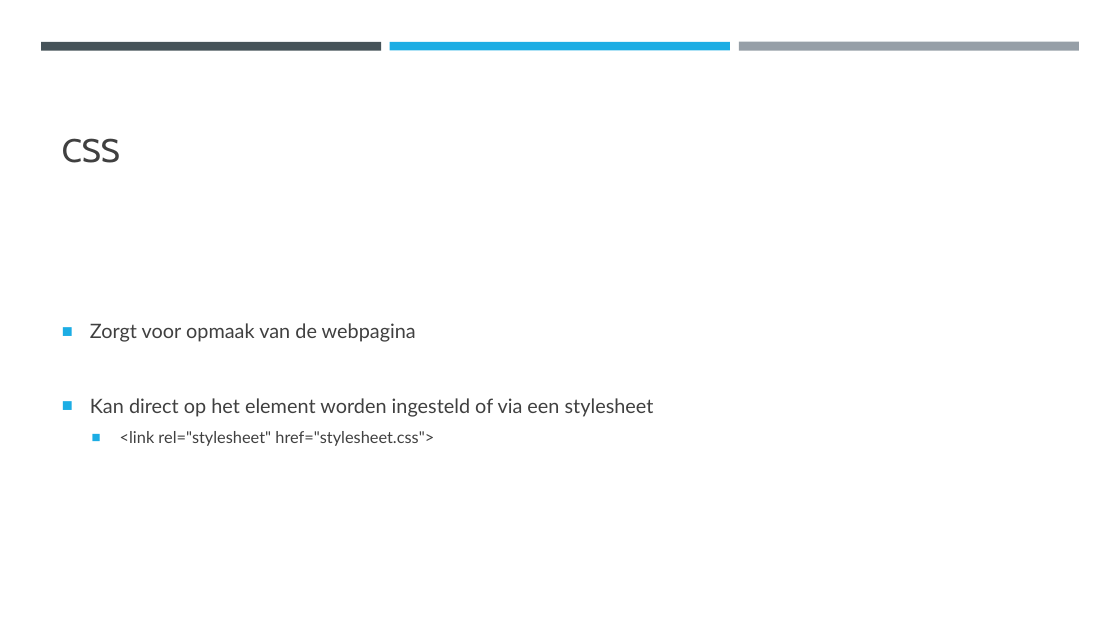
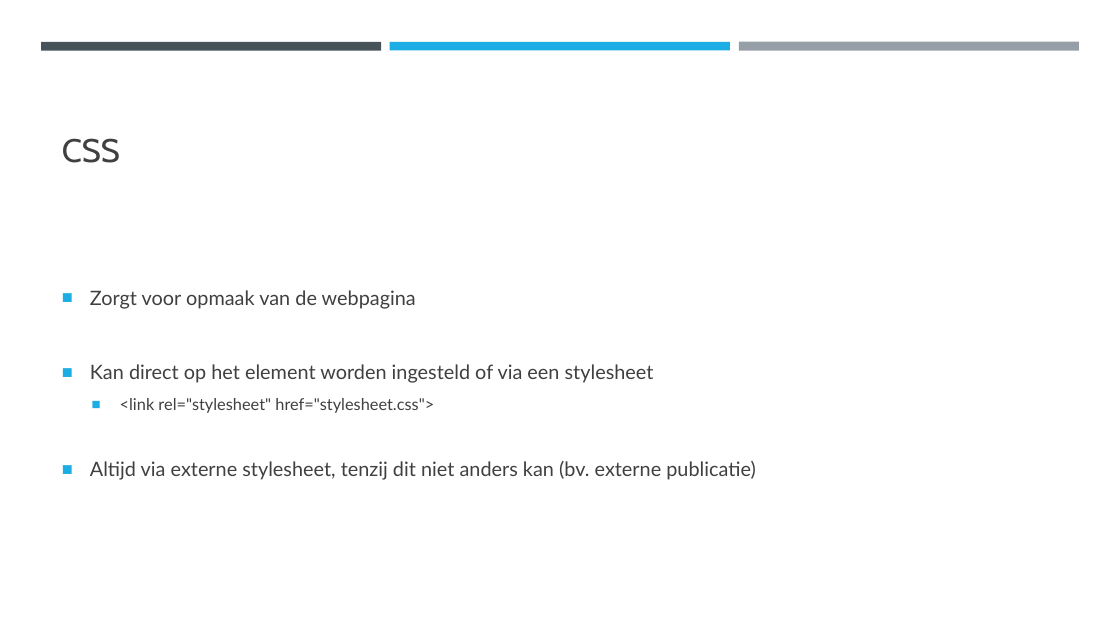
Before and after one commit to DhrLeroy/Webdesign, a slide deck: slide 31 of Webdesign.pptx. Drawn at 1120x630 pixels with LibreOffice and Linux fonts; fonts in the diff are those of the drawing. Boxes give left, top, right and bottom in pixels: in the first picture for what was removed or moved away, otherwise in the second. Text is boxed around its words. In the diff, an @@ line names an element or a change of style, - is before the commit and + after.

```diff
--- a/Webdesign.pptx
+++ b/Webdesign.pptx
@@ text at box(90, 461, 756, 480): paragraph added @@
+■ Altijd via externe stylesheet, tenzij dit niet anders kan (bv. externe publicatie)
```
Also in this commit, not shown: 7 other slides changed, 11 slides added, 4 other files.
